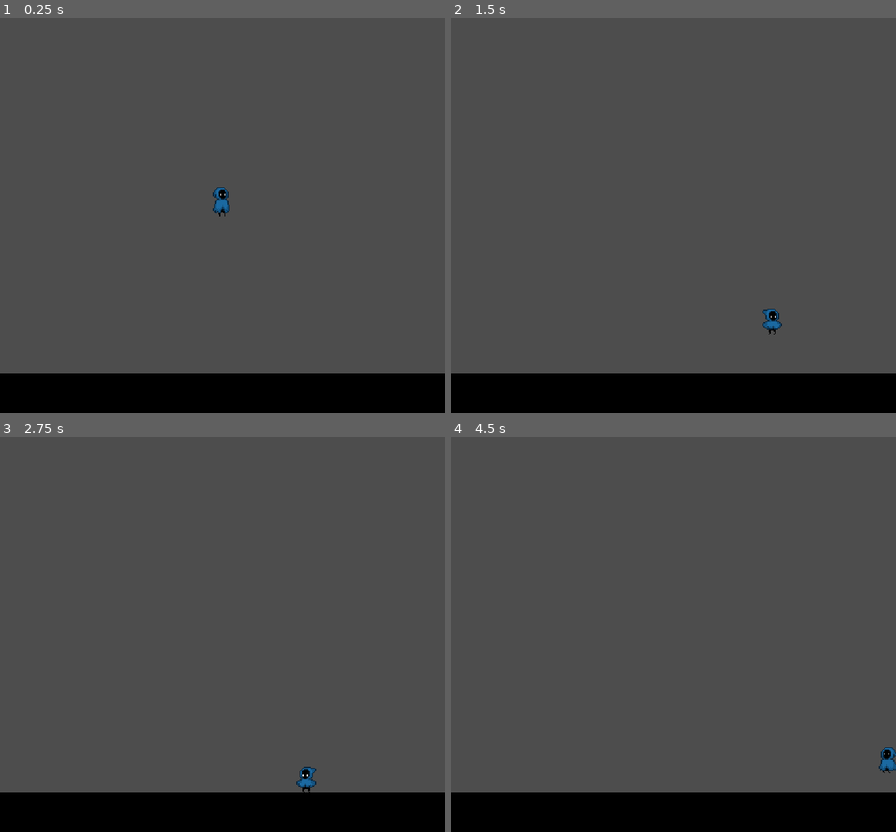
Above: before the commit, frames 1-4 (two rows, left to right).
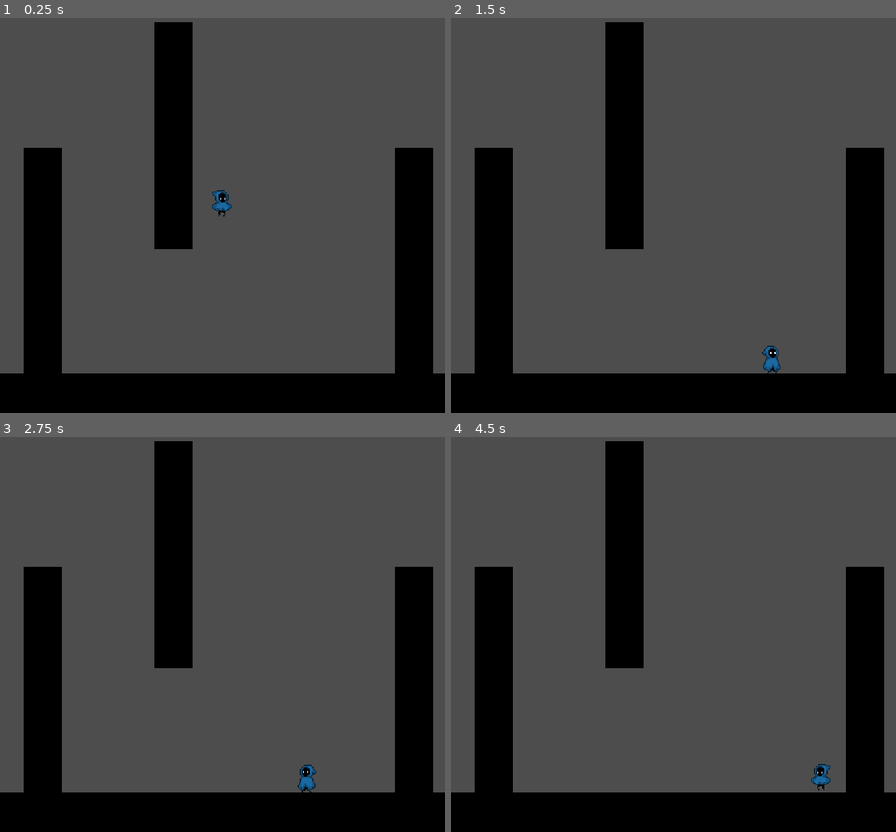
Above: after the commit, the same moments.

Repository: 0308612/2D-Metroidvania-Game-Prototype
Game: Godot game, scene res://scenes/opening_room.tscn
Two runs of this game, one before a commit and one after it. Both use one fixed random seed, a clock stepped at 60 frames per second and the inputs below.
Inputs:
- Up to frame 1 (0.25 s): no input
- Up to frame 2 (1.5 s): hold D (move right) from 0.53 s (still down); tap Space (jump) at 0.6, 0.77, 1.07, 1.35 s
- Up to frame 3 (2.75 s): tap Space (jump) at 1.52, 1.82, 2.1 s; release D (move right) at 2.03 s; hold A (move left) from 2.03 s (still down)
- Up to frame 4 (4.5 s): release A (move left) at 2.78 s; hold D (move right) 2.78-4.28 s; tap Space (jump) at 2.85, 3.02, 3.32, 3.6, 3.77, 4.07, 4.35 s; hold A (move left) from 4.28 s (still down)

The runs differ from the first frame. In frame 1, 15% of the frame differs, in the area x 5-98%, y 1-90%; in frame 2, 15%; in frame 3, 15%; in frame 4, 15%.

Commit message:
fixed jumping, falling and landing animation and added walls and wall sliding and jumping

Diff:
--- a/2d-metroidvania-game-prototype/non room scenes/Player.tscn
+++ b/2d-metroidvania-game-prototype/non room scenes/Player.tscn
@@ -23,133 +23,105 @@
 atlas = ExtResource("1_ifl7v")
 region = Rect2(768, 1152, 192, 192)
 
+[sub_resource type="AtlasTexture" id="AtlasTexture_je5di"]
+atlas = ExtResource("1_ifl7v")
+region = Rect2(0, 0, 192, 192)
+
+[sub_resource type="AtlasTexture" id="AtlasTexture_t5l2i"]
+atlas = ExtResource("1_ifl7v")
+region = Rect2(0, 192, 192, 192)
+
+[sub_resource type="AtlasTexture" id="AtlasTexture_nx2qw"]
+atlas = ExtResource("1_ifl7v")
+region = Rect2(192, 192, 192, 192)
+
+[sub_resource type="AtlasTexture" id="AtlasTexture_sungy"]
+atlas = ExtResource("1_ifl7v")
+region = Rect2(192, 960, 192, 192)
+
+[sub_resource type="AtlasTexture" id="AtlasTexture_cyru8"]
+atlas = ExtResource("1_ifl7v")
+region = Rect2(384, 960, 192, 192)
+
+[sub_resource type="AtlasTexture" id="AtlasTexture_tes45"]
+atlas = ExtResource("1_ifl7v")
+region = Rect2(576, 960, 192, 192)
+
+[sub_resource type="AtlasTexture" id="AtlasTexture_ubi3j"]
+atlas = ExtResource("1_ifl7v")
+region = Rect2(768, 960, 192, 192)
+
+[sub_resource type="AtlasTexture" id="AtlasTexture_pwj4a"]
+atlas = ExtResource("1_ifl7v")
+region = Rect2(960, 960, 192, 192)
+
+[sub_resource type="AtlasTexture" id="AtlasTexture_lc6ip"]
+atlas = ExtResource("1_ifl7v")
+region = Rect2(960, 960, 192, 192)
+
+[sub_resource type="AtlasTexture" id="AtlasTexture_xmd15"]
+atlas = ExtResource("1_ifl7v")
+region = Rect2(1152, 960, 192, 192)
+
+[sub_resource type="AtlasTexture" id="AtlasTexture_3kq43"]
+atlas = ExtResource("1_ifl7v")
+region = Rect2(1344, 960, 192, 192)
+
+[sub_resource type="AtlasTexture" id="AtlasTexture_bv8p5"]
+atlas = ExtResource("1_ifl7v")
+region = Rect2(0, 0, 192, 192)
+
+[sub_resource type="AtlasTexture" id="AtlasTexture_l0pqw"]
+atlas = ExtResource("1_ifl7v")
+region = Rect2(0, 384, 192, 192)
+
+[sub_resource type="AtlasTexture" id="AtlasTexture_f6gkn"]
+atlas = ExtResource("1_ifl7v")
+region = Rect2(192, 384, 192, 192)
+
+[sub_resource type="AtlasTexture" id="AtlasTexture_ixvqo"]
+atlas = ExtResource("1_ifl7v")
+region = Rect2(384, 384, 192, 192)
+
+[sub_resource type="AtlasTexture" id="AtlasTexture_4mx6t"]
+atlas = ExtResource("1_ifl7v")
+region = Rect2(576, 384, 192, 192)
+
+[sub_resource type="AtlasTexture" id="AtlasTexture_aihrv"]
+atlas = ExtResource("1_ifl7v")
+region = Rect2(0, 576, 192, 192)
+
+[sub_resource type="AtlasTexture" id="AtlasTexture_1giqs"]
+atlas = ExtResource("1_ifl7v")
+region = Rect2(192, 576, 192, 192)
+
+[sub_resource type="AtlasTexture" id="AtlasTexture_o5pqn"]
+atlas = ExtResource("1_ifl7v")
+region = Rect2(384, 576, 192, 192)
+
+[sub_resource type="AtlasTexture" id="AtlasTexture_8lqls"]
+atlas = ExtResource("1_ifl7v")
+region = Rect2(576, 576, 192, 192)
+
+[sub_resource type="AtlasTexture" id="AtlasTexture_t6idx"]
+atlas = ExtResource("1_ifl7v")
+region = Rect2(768, 576, 192, 192)
+
+[sub_resource type="AtlasTexture" id="AtlasTexture_gxfn4"]
+atlas = ExtResource("1_ifl7v")
+region = Rect2(960, 576, 192, 192)
+
+[sub_resource type="AtlasTexture" id="AtlasTexture_4dvwo"]
+atlas = ExtResource("1_ifl7v")
+region = Rect2(1152, 576, 192, 192)
+
+[sub_resource type="AtlasTexture" id="AtlasTexture_138bs"]
+atlas = ExtResource("1_ifl7v")
+region = Rect2(1344, 576, 192, 192)
+
 [sub_resource type="AtlasTexture" id="AtlasTexture_xpqr1"]
 atlas = ExtResource("1_ifl7v")
-region = Rect2(768, 960, 192, 192)
-
-[sub_resource type="AtlasTexture" id="AtlasTexture_cceqn"]
-atlas = ExtResource("1_ifl7v")
 region = Rect2(960, 960, 192, 192)
-
-[sub_resource type="AtlasTexture" id="AtlasTexture_6jp4y"]
-atlas = ExtResource("1_ifl7v")
-region = Rect2(960, 960, 192, 192)
-
-[sub_resource type="AtlasTexture" id="AtlasTexture_ulj77"]
-atlas = ExtResource("1_ifl7v")
-region = Rect2(1152, 960, 192, 192)
-
-[sub_resource type="AtlasTexture" id="AtlasTexture_mma4a"]
-atlas = ExtResource("1_ifl7v")
-region = Rect2(192, 768, 192, 192)
-
-[sub_resource type="AtlasTexture" id="AtlasTexture_pvgn6"]
-atlas = ExtResource("1_ifl7v")
-region = Rect2(384, 768, 192, 192)
-
-[sub_resource type="AtlasTexture" id="AtlasTexture_naum2"]
-atlas = ExtResource("1_ifl7v")
-region = Rect2(192, 768, 192, 192)
-
-[sub_resource type="AtlasTexture" id="AtlasTexture_w3vu0"]
-atlas = ExtResource("1_ifl7v")
-region = Rect2(0, 768, 192, 192)
-
-[sub_resource type="AtlasTexture" id="AtlasTexture_je5di"]
-atlas = ExtResource("1_ifl7v")
-region = Rect2(0, 0, 192, 192)
-
-[sub_resource type="AtlasTexture" id="AtlasTexture_t5l2i"]
-atlas = ExtResource("1_ifl7v")
-region = Rect2(0, 192, 192, 192)
-
-[sub_resource type="AtlasTexture" id="AtlasTexture_nx2qw"]
-atlas = ExtResource("1_ifl7v")
-region = Rect2(192, 192, 192, 192)
-
-[sub_resource type="AtlasTexture" id="AtlasTexture_sungy"]
-atlas = ExtResource("1_ifl7v")
-region = Rect2(192, 960, 192, 192)
-
-[sub_resource type="AtlasTexture" id="AtlasTexture_cyru8"]
-atlas = ExtResource("1_ifl7v")
-region = Rect2(384, 960, 192, 192)
-
-[sub_resource type="AtlasTexture" id="AtlasTexture_ubi3j"]
-atlas = ExtResource("1_ifl7v")
-region = Rect2(576, 960, 192, 192)
-
-[sub_resource type="AtlasTexture" id="AtlasTexture_uxq5f"]
-atlas = ExtResource("1_ifl7v")
-region = Rect2(768, 960, 192, 192)
-
-[sub_resource type="AtlasTexture" id="AtlasTexture_pwj4a"]
-atlas = ExtResource("1_ifl7v")
-region = Rect2(960, 960, 192, 192)
-
-[sub_resource type="AtlasTexture" id="AtlasTexture_lc6ip"]
-atlas = ExtResource("1_ifl7v")
-region = Rect2(960, 960, 192, 192)
-
-[sub_resource type="AtlasTexture" id="AtlasTexture_xmd15"]
-atlas = ExtResource("1_ifl7v")
-region = Rect2(1152, 960, 192, 192)
-
-[sub_resource type="AtlasTexture" id="AtlasTexture_3kq43"]
-atlas = ExtResource("1_ifl7v")
-region = Rect2(1344, 960, 192, 192)
-
-[sub_resource type="AtlasTexture" id="AtlasTexture_bv8p5"]
-atlas = ExtResource("1_ifl7v")
-region = Rect2(0, 0, 192, 192)
-
-[sub_resource type="AtlasTexture" id="AtlasTexture_l0pqw"]
-atlas = ExtResource("1_ifl7v")
-region = Rect2(0, 384, 192, 192)
-
-[sub_resource type="AtlasTexture" id="AtlasTexture_f6gkn"]
-atlas = ExtResource("1_ifl7v")
-region = Rect2(192, 384, 192, 192)
-
-[sub_resource type="AtlasTexture" id="AtlasTexture_ixvqo"]
-atlas = ExtResource("1_ifl7v")
-region = Rect2(384, 384, 192, 192)
-
-[sub_resource type="AtlasTexture" id="AtlasTexture_4mx6t"]
-atlas = ExtResource("1_ifl7v")
-region = Rect2(576, 384, 192, 192)
-
-[sub_resource type="AtlasTexture" id="AtlasTexture_aihrv"]
-atlas = ExtResource("1_ifl7v")
-region = Rect2(0, 576, 192, 192)
-
-[sub_resource type="AtlasTexture" id="AtlasTexture_1giqs"]
-atlas = ExtResource("1_ifl7v")
-region = Rect2(192, 576, 192, 192)
-
-[sub_resource type="AtlasTexture" id="AtlasTexture_o5pqn"]
-atlas = ExtResource("1_ifl7v")
-region = Rect2(384, 576, 192, 192)
-
-[sub_resource type="AtlasTexture" id="AtlasTexture_8lqls"]
-atlas = ExtResource("1_ifl7v")
-region = Rect2(576, 576, 192, 192)
-
-[sub_resource type="AtlasTexture" id="AtlasTexture_t6idx"]
-atlas = ExtResource("1_ifl7v")
-region = Rect2(768, 576, 192, 192)
-
-[sub_resource type="AtlasTexture" id="AtlasTexture_gxfn4"]
-atlas = ExtResource("1_ifl7v")
-region = Rect2(960, 576, 192, 192)
-
-[sub_resource type="AtlasTexture" id="AtlasTexture_4dvwo"]
-atlas = ExtResource("1_ifl7v")
-region = Rect2(1152, 576, 192, 192)
-
-[sub_resource type="AtlasTexture" id="AtlasTexture_138bs"]
-atlas = ExtResource("1_ifl7v")
-region = Rect2(1344, 576, 192, 192)
 
 [sub_resource type="SpriteFrames" id="SpriteFrames_3t5ij"]
 animations = [{
@@ -171,43 +143,6 @@
 }],
 "loop": 0,
 "name": &"Death",
-"speed": 3.0
-}, {
-"frames": [{
-"duration": 1.0,
-"texture": SubResource("AtlasTexture_xpqr1")
-}, {
-"duration": 1.0,
-"texture": SubResource("AtlasTexture_cceqn")
-}],
-"loop": 0,
-"name": &"Fall",
-"speed": 3.0
-}, {
-"frames": [{
-"duration": 1.0,
-"texture": SubResource("AtlasTexture_6jp4y")
-}, {
-"duration": 1.0,
-"texture": SubResource("AtlasTexture_ulj77")
-}, {
-"duration": 1.0,
-"texture": SubResource("AtlasTexture_mma4a")
-}, {
-"duration": 1.5,
-"texture": SubResource("AtlasTexture_pvgn6")
-}, {
-"duration": 1.0,
-"texture": SubResource("AtlasTexture_mma4a")
-}, {
-"duration": 1.0,
-"texture": SubResource("AtlasTexture_naum2")
-}, {
-"duration": 1.0,
-"texture": SubResource("AtlasTexture_w3vu0")
-}],
-"loop": 0,
-"name": &"Hard Land",
 "speed": 3.0
 }, {
 "frames": [{
@@ -225,17 +160,17 @@
 "speed": 15.0
 }, {
 "frames": [{
-"duration": 1.0,
+"duration": 0.5,
 "texture": SubResource("AtlasTexture_sungy")
 }, {
-"duration": 1.0,
+"duration": 0.5,
 "texture": SubResource("AtlasTexture_cyru8")
 }, {
 "duration": 1.0,
+"texture": SubResource("AtlasTexture_tes45")
+}, {
+"duration": 1.0,
 "texture": SubResource("AtlasTexture_ubi3j")
-}, {
-"duration": 1.0,
-"texture": SubResource("AtlasTexture_uxq5f")
 }, {
 "duration": 1.0,
 "texture": SubResource("AtlasTexture_pwj4a")
@@ -259,7 +194,7 @@
 }],
 "loop": 0,
 "name": &"Land",
-"speed": 5.0
+"speed": 10.0
 }, {
 "frames": [{
 "duration": 1.0,
@@ -306,6 +241,14 @@
 "loop": 1,
 "name": &"Run",
 "speed": 5.0
+}, {
+"frames": [{
+"duration": 1.0,
+"texture": SubResource("AtlasTexture_xpqr1")
+}],
+"loop": 0,
+"name": &"fall",
+"speed": 5.0
 }]
 
 [sub_resource type="CapsuleShape2D" id="CapsuleShape2D_vrgfl"]
@@ -313,6 +256,7 @@
 height = 154.0
 
 [node name="Player" type="CharacterBody2D" unique_id=2145290091]
+safe_margin = 0.14
 script = ExtResource("1_je5di")
 
 [node name="AnimatedSprite2D" type="AnimatedSprite2D" parent="." unique_id=473413631]
@@ -323,3 +267,13 @@
 [node name="CollisionShape2D" type="CollisionShape2D" parent="." unique_id=72450738]
 position = Vector2(-5, 17)
 shape = SubResource("CapsuleShape2D_vrgfl")
+
+[node name="raycast" type="Node2D" parent="." unique_id=143024628]
+
+[node name="RayCast left" type="RayCast2D" parent="raycast" unique_id=788341106]
+position = Vector2(27, 0)
+target_position = Vector2(14, 0)
+
+[node name="RayCast right" type="RayCast2D" parent="raycast" unique_id=1430179812]
+position = Vector2(-37, 0)
+target_position = Vector2(-14, 0)
--- a/2d-metroidvania-game-prototype/project.godot
+++ b/2d-metroidvania-game-prototype/project.godot
@@ -71,3 +71,4 @@
 
 textures/canvas_textures/default_texture_filter=0
 rendering_device/driver.windows="d3d12"
+2d/snap/snap_2d_transforms_to_pixel=true
--- a/2d-metroidvania-game-prototype/scenes/opening_room.tscn
+++ b/2d-metroidvania-game-prototype/scenes/opening_room.tscn
@@ -4,6 +4,9 @@
 
 [sub_resource type="RectangleShape2D" id="RectangleShape2D_3t5ij"]
 size = Vector2(2752.5, 248)
+
+[sub_resource type="RectangleShape2D" id="RectangleShape2D_vrgfl"]
+size = Vector2(1310, 225.00002)
 
 [node name="opening room" type="Node2D" unique_id=668218862]
 
@@ -26,3 +29,42 @@
 [node name="CollisionShape2D" type="CollisionShape2D" parent="temp floor" unique_id=1794227787]
 position = Vector2(85, 1077)
 shape = SubResource("RectangleShape2D_3t5ij")
+
+[node name="ColorRect2" type="ColorRect" parent="temp floor" unique_id=821277131]
+offset_left = -916.0
+offset_top = -349.0
+offset_right = 392.5116
+offset_bottom = -127.545044
+rotation = 1.5707964
+color = Color(0, 0, 0, 1)
+
+[node name="CollisionShape2D2" type="CollisionShape2D" parent="temp floor" unique_id=638322658]
+position = Vector2(-1032.5, 303)
+rotation = 1.5707964
+shape = SubResource("RectangleShape2D_vrgfl")
+
+[node name="ColorRect3" type="ColorRect" parent="temp floor" unique_id=990039735]
+offset_left = 1221.0
+offset_top = -347.0
+offset_right = 2529.5117
+offset_bottom = -125.545044
+rotation = 1.5707964
+color = Color(0, 0, 0, 1)
+
+[node name="CollisionShape2D3" type="CollisionShape2D" parent="temp floor" unique_id=1985003079]
+position = Vector2(1110, 305)
+rotation = 1.5707964
+shape = SubResource("RectangleShape2D_vrgfl")
+
+[node name="ColorRect4" type="ColorRect" parent="temp floor" unique_id=639440489]
+offset_left = -162.0
+offset_top = -1072.0
+offset_right = 1146.5116
+offset_bottom = -850.54504
+rotation = 1.5707964
+color = Color(0, 0, 0, 1)
+
+[node name="CollisionShape2D4" type="CollisionShape2D" parent="temp floor" unique_id=1021797299]
+position = Vector2(-278.50003, -420)
+rotation = 1.5707964
+shape = SubResource("RectangleShape2D_vrgfl")
--- a/2d-metroidvania-game-prototype/scripts/player_controller.gd
+++ b/2d-metroidvania-game-prototype/scripts/player_controller.gd
@@ -2,6 +2,8 @@
 
 @onready var player: CharacterBody2D = $"."
 @onready var animation_player: AnimatedSprite2D = $AnimatedSprite2D
+@onready var ray_cast_left: RayCast2D = $"raycast/RayCast left"
+@onready var ray_cast_right: RayCast2D = $"raycast/RayCast right"
 
 @export_category("Movement Varibles")
 @export var Move_Speed:float = 600.0
@@ -16,13 +18,21 @@
 @export var Jump_amount:int = 1
 @export var Jump_upgrade:bool = false
 
+var landing_animation_can_play:bool = false
+
+@export_category("Wall Logic Variables")
+@export var Wall_force_x:float = 1500.0
+@export var Wall_force_y:float = -1700.0
+var is_wall_jumping:bool = false
+
 func _physics_process(delta: float) -> void:
 	velocity.y += Gravity * delta
 	Horizontal_Movement()
 	Animations()
 	flip()
 	Jump_Logic()
-	print(velocity.y)
+	wall_logic()
+
 	move_and_slide()
 
 func Horizontal_Movement():
@@ -34,18 +44,24 @@
 		velocity.x = move_toward(velocity.x, 0, Move_Speed * Deceleration)
 
 func Animations():
-	if velocity.x != 0 and velocity.y == 0:
+	if velocity.x != 0 and is_on_floor():
 		animation_player.play("Move")
-	if velocity.x == 0 and velocity.y == 0:
+	elif velocity.x == 0 and is_on_floor():
 		animation_player.play("Idle")
-	if is_on_floor() and velocity.y != 0:
+	if velocity.y != 0 and is_on_floor() and velocity.y == 0:
 		animation_player.play("Land")
+	if velocity.y < 0:
+		animation_player.play("Jump")
+	if velocity.y > 10 and is_on_floor() == false:
+		animation_player.play("fall")
 
 func flip():
 	if velocity.x > 0.0:
 		scale.x = scale.y * 1
+		Wall_force_x = 1500.0
 	elif velocity.x < 0.0:
 		scale.x = scale.y * -1
+		Wall_force_x = -1500.0
 
 func Jump_Logic():
 	if is_on_floor() and Jump_upgrade == false:
@@ -58,16 +74,24 @@
 
 	if Input.is_action_just_pressed("jump") and Jump_amount > 0:
 		Jump_amount -= 1
-		animation_player.play("Jump")
 		velocity.y -= lerp(Jump_speed, Aceleration, 0.1)
 
 	if not is_on_floor():
 		if Jump_amount > 0:
 			if Input.is_action_just_pressed("jump"):
-				animation_player.play("Jump")
-				velocity.y -= lerp(Jump_speed, Aceleration, 1)
+				velocity.y -= lerp(Jump_speed, Aceleration, 0.9)
 		if Input.is_action_just_released("jump"):
-			velocity.y = lerp(velocity.y, Gravity, 0.2)
-			velocity.y *= 0.3
+			velocity.y = lerp(velocity.y, Gravity, 0.3)
+			velocity.y *= 0.6
+			landing_animation_can_play = true
 	else:
 		return
+
+func wall_logic():
+	if is_on_wall_only():
+		velocity.y = 400
+		if Input.is_action_just_pressed("jump"):
+			if ray_cast_left.is_colliding():
+				velocity = Vector2(Wall_force_x, Wall_force_y)
+			if ray_cast_right.is_colliding():
+				velocity = Vector2(-Wall_force_x, Wall_force_y)
